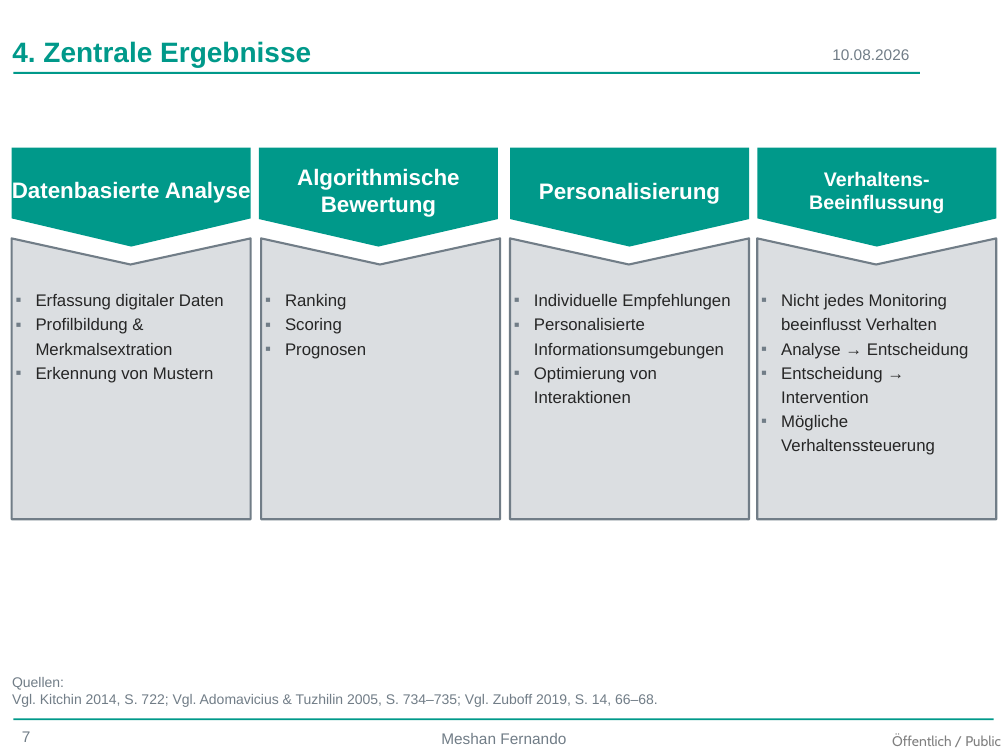
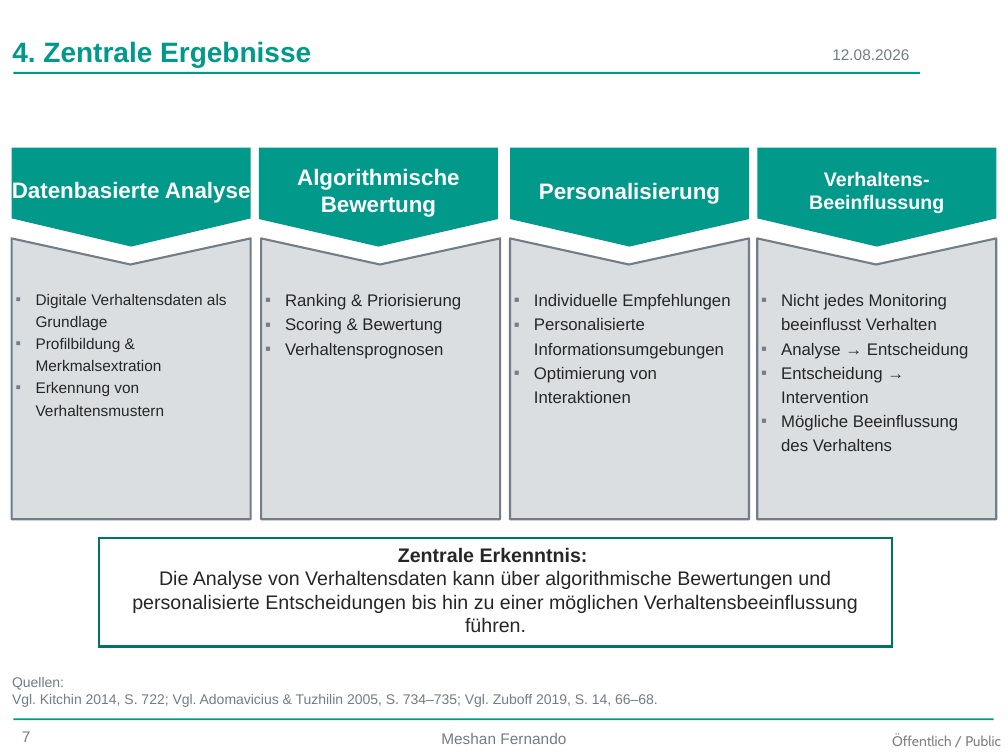
Before and after one commit to thejoker1236/BachlorsThesis, a slide deck: slide 7 of Presentation/Bachelor-Thesis.pptx. Drawn at 1008x756 pixels with LibreOffice and Linux fonts; fonts in the diff are those of the drawing; background and template pictures are left out. Boxes give left, top, right and bottom in pixels: in the first picture for what was removed or moved away, otherwise in the second. Text is boxed around its words. In the diff, an @@ line names an element or a change of style, - is before the commit and + after.

```diff
--- a/Presentation/Bachelor-Thesis.pptx
+++ b/Presentation/Bachelor-Thesis.pptx
@@ text at <box>832,49,909,60</box>: text changed @@
-10.08.2026
+12.08.2026
@@ text in freeform shape at <box>36,294,227,330</box>: text changed; size 12 to 11 pt @@
-▪ Erfassung digitaler Daten
+▪ Digitale Verhaltensdaten als Grundlage
@@ text in freeform shape at <box>285,294,461,359</box>: text changed @@
-▪ Ranking
-▪ Scoring
-▪ Prognosen
+▪ Ranking & Priorisierung
+▪ Scoring & Bewertung
+▪ Verhaltensprognosen
@@ text in freeform shape at <box>36,338,162,371</box>: size 12 to 11 pt in "Profilbildung & Merkmalsextration" @@
@@ text in freeform shape at <box>36,382,165,416</box>: text changed; size 12 to 11 pt @@
-▪ Erkennung von Mustern
+▪ Erkennung von Verhaltensmustern
@@ text in freeform shape at <box>781,415,958,451</box>: text changed @@
-▪ Mögliche Verhaltenssteuerung
+▪ Mögliche Beeinflussung des Verhaltens
@@ rectangle added at <box>100,538,892,646</box>, fill #FFFFFF, outline #007368 1.5 pt, 14 pt, text #262626 @@
+Zentrale Erkenntnis:
+Die Analyse von Verhaltensdaten kann über algorithmische Bewertungen und personalisierte Entscheidungen bis hin zu einer möglichen Verhaltensbeeinflussung führen.
```
Also in this commit, not shown: 7 other slides changed, 1 other file.
